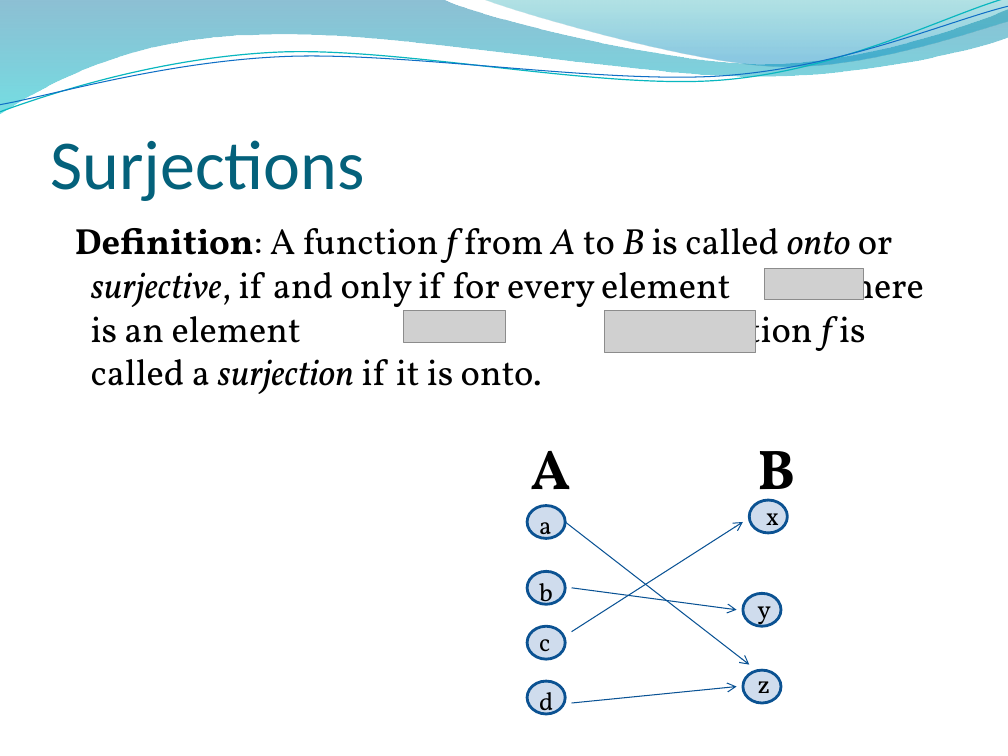
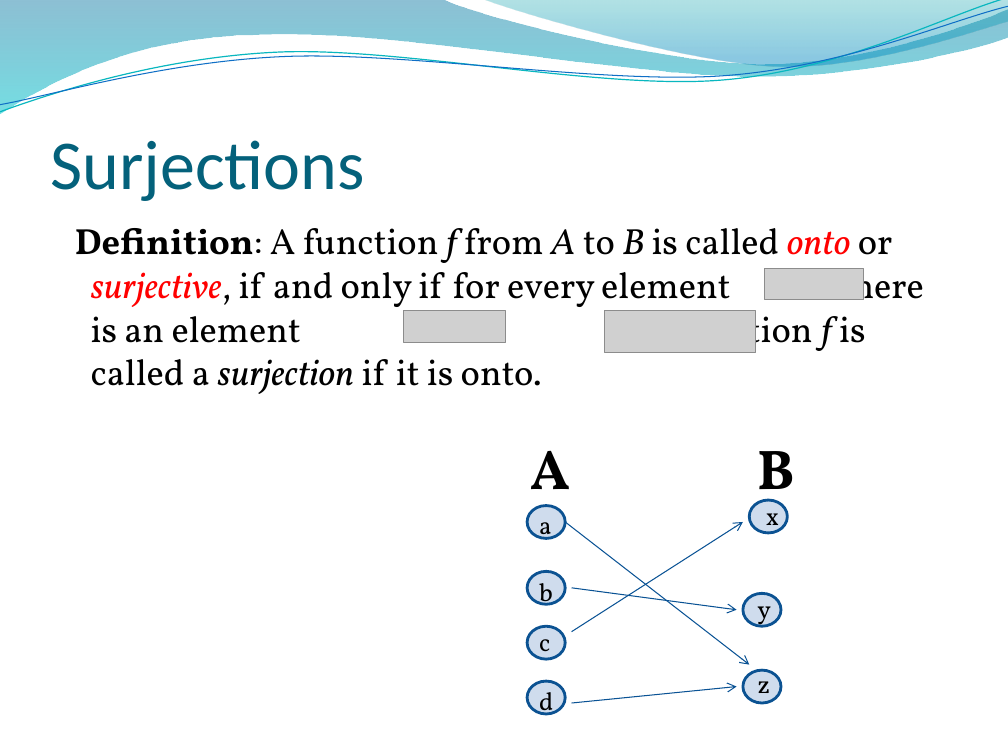
Before and after one commit to lin-chen-GA/lin-chen-GA.github.io, a slide deck: slide 66 of cs2620/slides/cs2620_notes2.pptx (slide 65 before the commit). Drawn at 1008x756 pixels with LibreOffice and Linux fonts; fonts in the diff are those of the drawing; grey boxes stand for pictures; background and template pictures are left out. Boxes give left, top, right and bottom in pixels: in the first picture for what was removed or moved away, otherwise in the second. Text is boxed around its words. In the diff, an @@ line names an element or a change of style, - is before the commit and + after.

```diff
--- a/cs2620/slides/cs2620_notes2.pptx
+++ b/cs2620/slides/cs2620_notes2.pptx
@@ text "Definition: A function f from ..." at box(75, 228, 924, 394): text colour #000000 to #FF0000 in "onto surjective," @@
```
Also in this commit, not shown: 3 other slides changed, 1 slide added.
